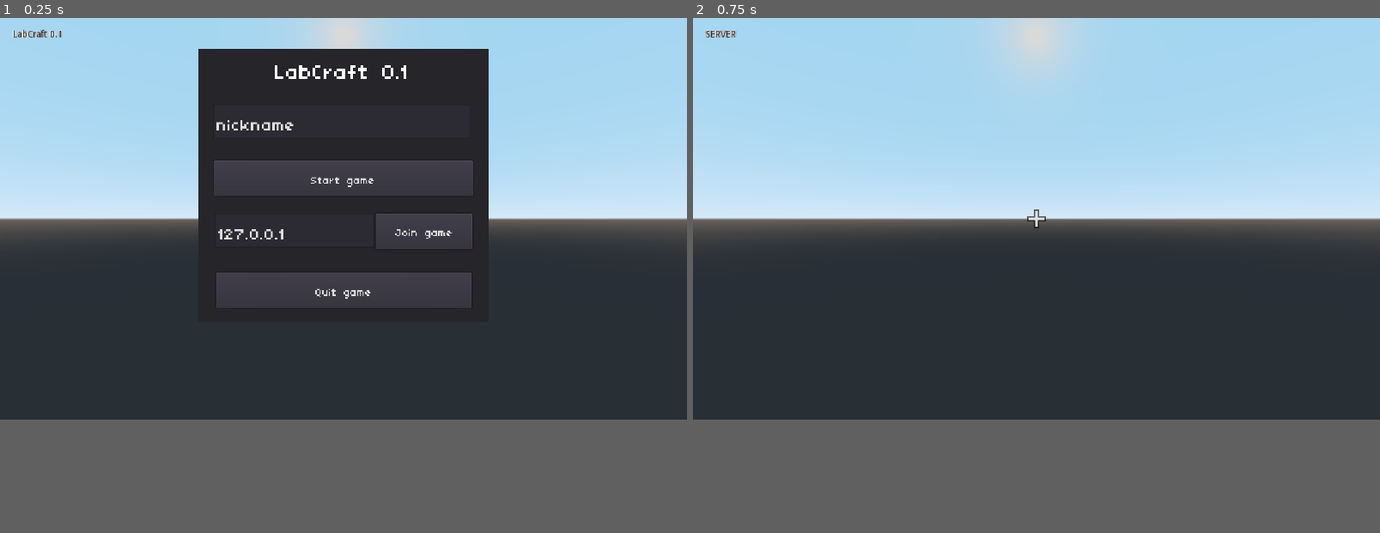
Above: before the commit, frames 1-2 (left to right).
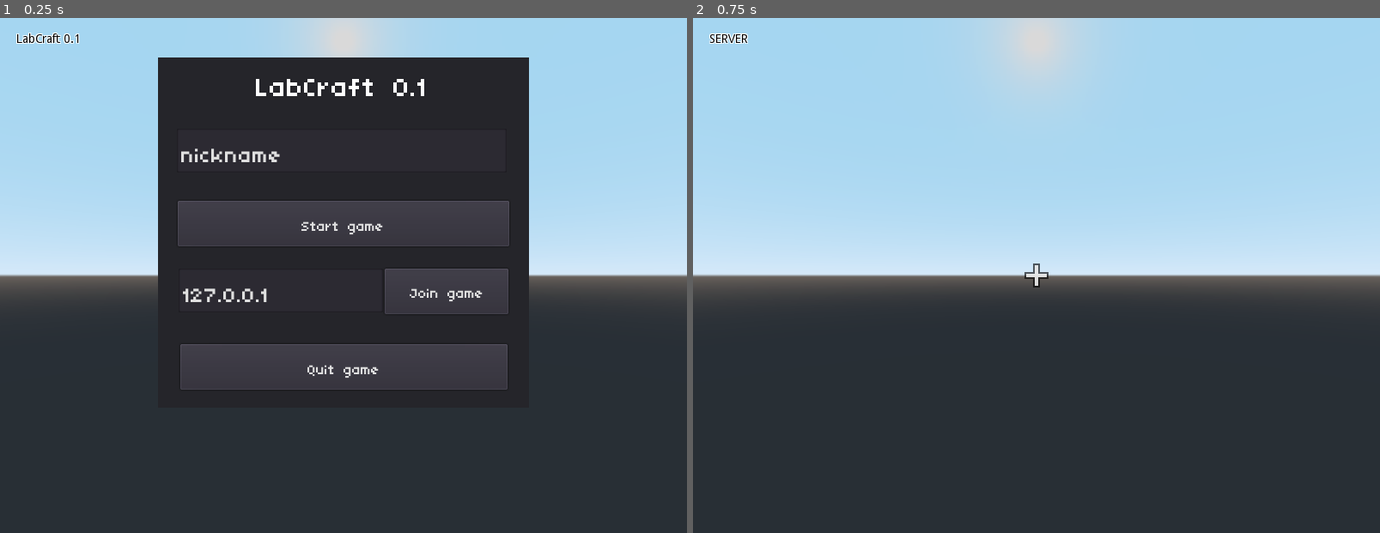
Above: after the commit, the same moments.

Repository: labyrinth-brno/labyrinth3d
Game: Godot game, scene res://Scenes/World.tscn
Same seed, same stepped clock (60 frames per second), same inputs: the game is played once before the commit and once after it.
Inputs:
- Up to frame 1 (0.25 s): no input
- Up to frame 2 (0.75 s): click "Start game" at 0.5 s
In our replay, the window is 800x468 before the commit and 800x600 after it. These sizes can differ from the game's own. Grey fills any space a smaller window leaves; there, only what the larger window draws over its background counts as a difference.

The runs differ from the first frame. In frame 1, 17% of the frame differs, in the area x 0-100%, y 2-73%; in frame 2, 16%.

Commit message:
Fullscreen

Diff:
--- a/project.godot
+++ b/project.godot
@@ -32,6 +32,8 @@
 
 [display]
 
+window/size/width=800
+window/size/fullscreen=true
 window/stretch/mode="viewport"
 window/stretch/aspect="expand"
 
